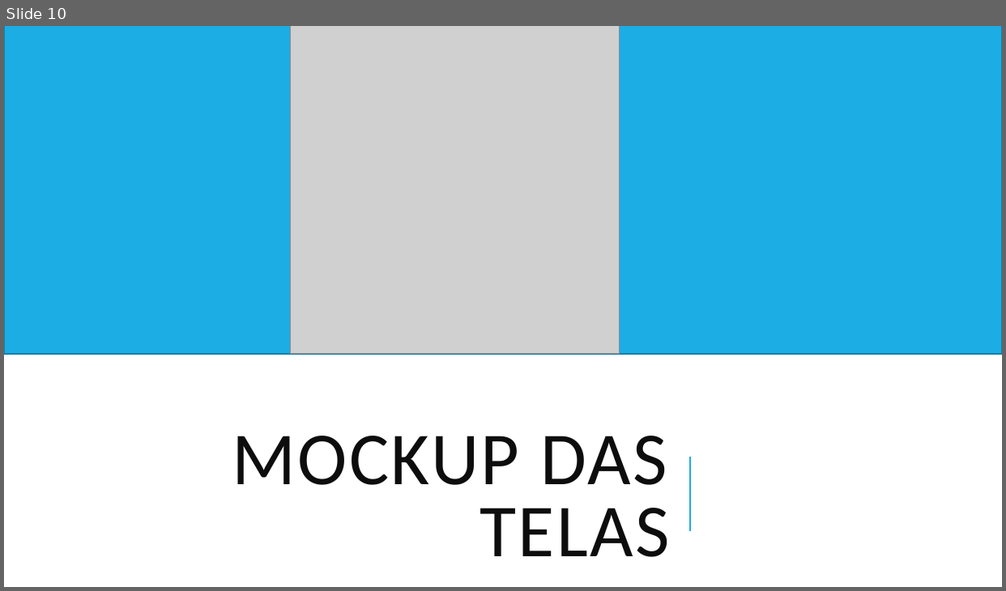
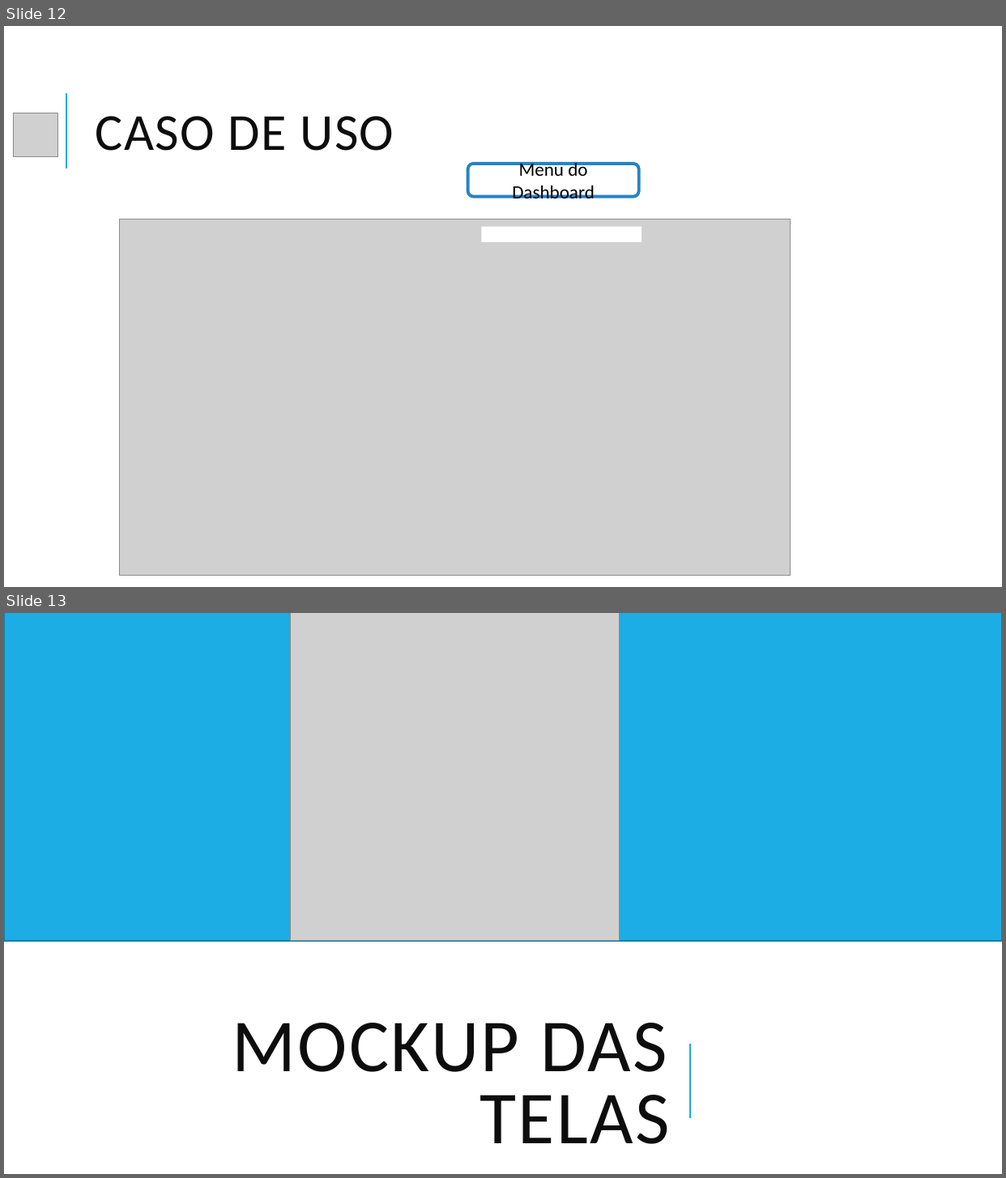
Before and after one commit to viihsales/totem-monitoring, a slide deck: documentacao/powerPoint/totem_MonitoringSprint2.pptx. Shown one above the other, each under a label of ours: slide 10 before the commit, slides 12 and 13 after it. The pictures are 1006x591 and 1006x1178 pixels, drawn with LibreOffice and Linux fonts; fonts in the diff are those of the drawing; grey boxes stand for pictures. Boxes give left, top, right and bottom in pixels: in the first picture for what was removed or moved away, otherwise in the second. Text is boxed around its words. In the diff, an @@ line names an element or a change of style, - is before the commit and + after.

```diff
--- a/documentacao/powerPoint/totem_MonitoringSprint2.pptx
+++ b/documentacao/powerPoint/totem_MonitoringSprint2.pptx
@@ slide 12 added at [4,26,1002,587], background #FFFFFF @@
@@ line added from (66, 169) to (66, 93), #1CADE4 1.5 pt @@
@@ picture added at [14,113,58,158] @@
@@ title added at [96,116,394,151], 50 pt, text #0D0D0D @@
+CASO DE USO
@@ rounded rectangle added at [468,164,639,197], outline #2683C6 3 pt, 18 pt, text #000000 @@
+Menu do Dashboard
@@ picture added at [119,220,790,576] @@
@@ rectangle added at [482,227,641,242], fill #FFFFFF @@
@@ what was slide 10 is now slide 13 @@
```
Also in this commit, not shown: 3 slides changed, 2 other slides added.
